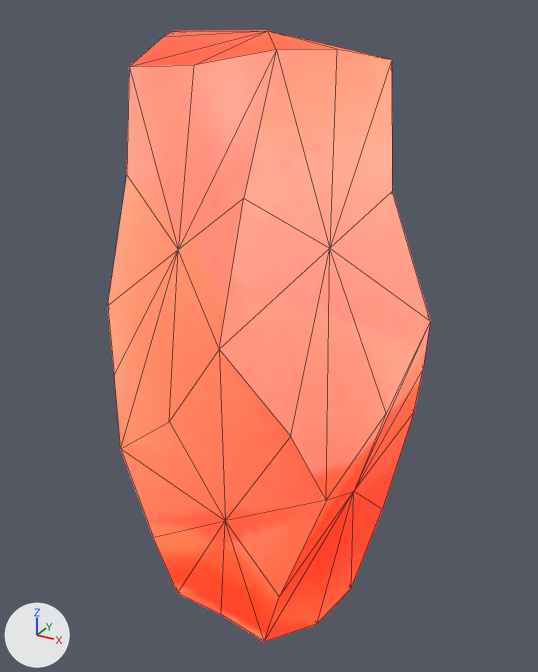
The glTF model forgians/OreOrrange.glb: old version first, new version second.
Before and after are seen from a camera (50 mm lens) standing at (2.14, -3.76, 3.68) and looking at (0.12, -0.07, 1.84). The lights are fixed; the arrows at lower left show +X, +Y and +Z. Mesh edges are drawn as thin lines. Objects named as collision shapes, trigger or cutter boxes, shadow casters or lower levels of detail are left out. Where no turn or scale is listed for an object, it has been applied to the vertices.
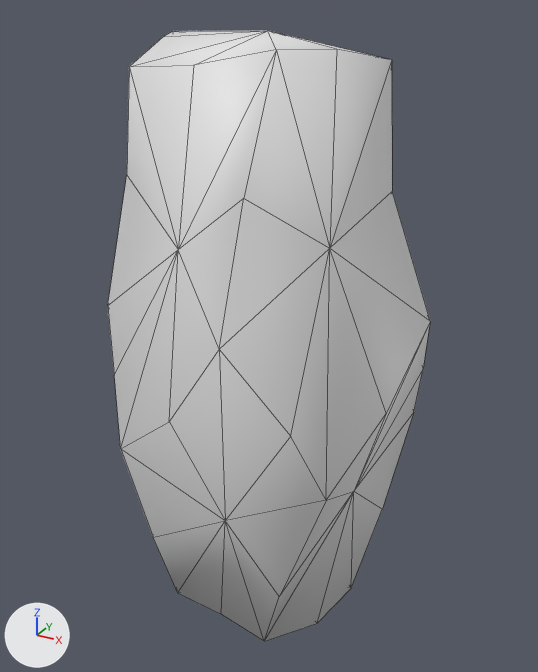
Location of each change, [x1, y1, x2, y2] in pixels of the pictures (538 x 672 px):
'Cube.020', recoloured (red to grey): [108, 31, 430, 642] in both

Diff of the bpy script that builds the scene:
```diff
--- a/forgians/OreOrrange.glb.py
+++ b/forgians/OreOrrange.glb.py
@@ me_cube_023 @@
 me_cube_023.from_pydata(...)  # 62 vertices, 120 faces; spans x -0.99..1.01, y -1.0..1.0, z -1.81..1.81
-me_cube_023.materials.append(mat_crystal_center烘焙)
```
